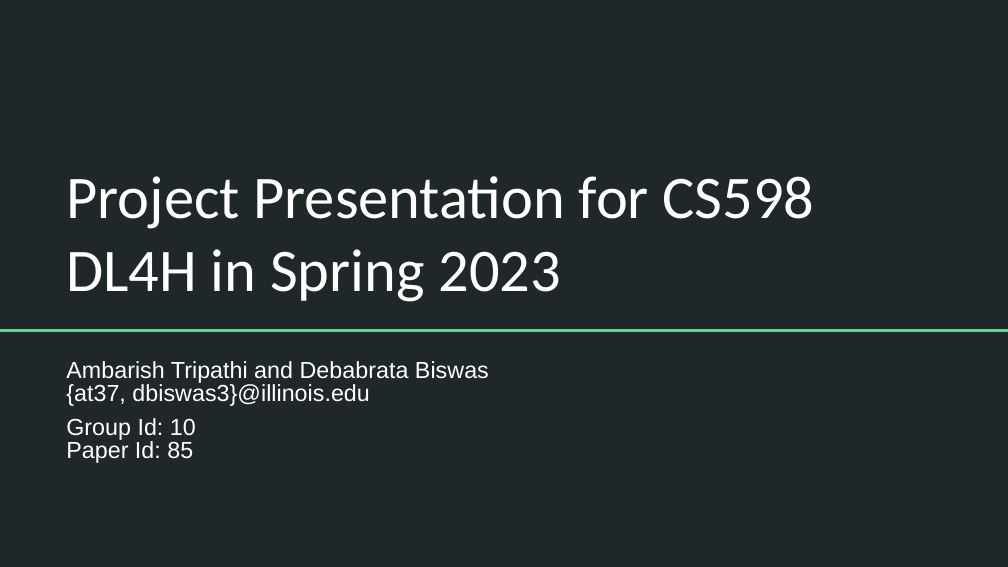
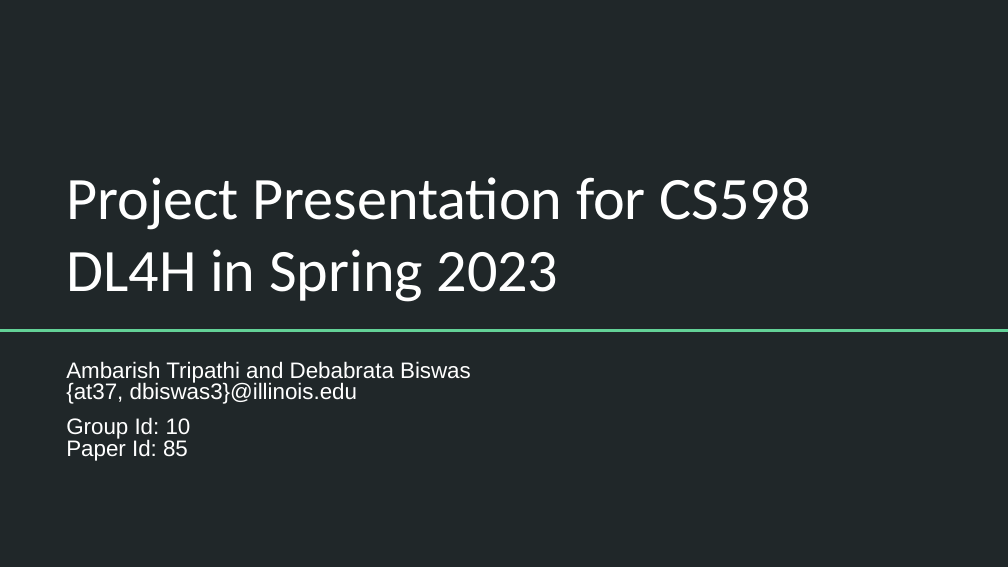
Before and after one commit to dbiswas0605/MCS-DS-CS598-DLH-HiCu, a slide deck: slide 1 of Presentation/CS598 DL4H Project Presentation.pptx. Drawn at 1008x567 pixels with LibreOffice and Linux fonts; fonts in the diff are those of the drawing. Boxes give left, top, right and bottom in pixels: in the first picture for what was removed or moved away, otherwise in the second. Text is boxed around its words. In the diff, an @@ line names an element or a change of style, - is before the commit and + after.

```diff
--- a/Presentation/CS598 DL4H Project Presentation.pptx
+++ b/Presentation/CS598 DL4H Project Presentation.pptx
@@ title "Project Presentation for CS598 DL4H ..." at (x1=66, y1=177, x2=811, y2=302): size 43.2 to 43 pt @@
@@ subtitle "Ambarish Tripathi and Debabrata Biswas ..." at (x1=66, y1=361, x2=471, y2=404): size 16.6 to 16 pt @@
@@ text "Group Id: 10 Paper Id: ..." at (x1=66, y1=417, x2=191, y2=461): size 16.6 to 16 pt @@
```
Also in this commit, not shown: 8 other slides changed, 4 slides added, 1 other file.
